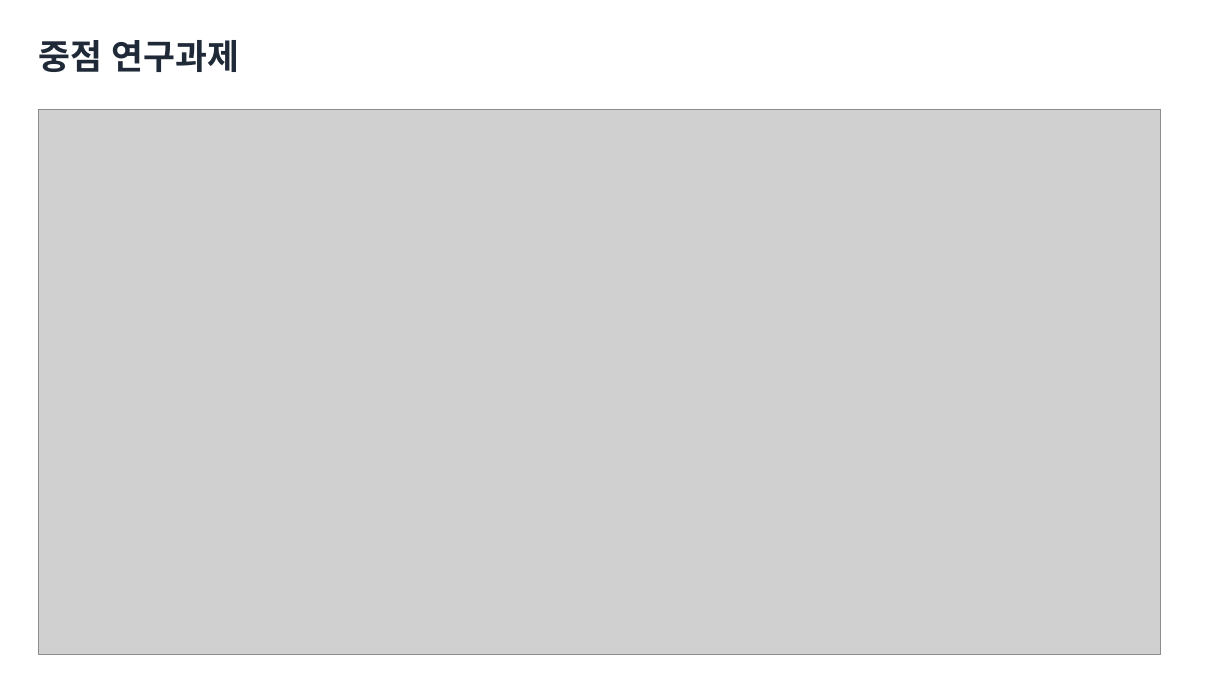
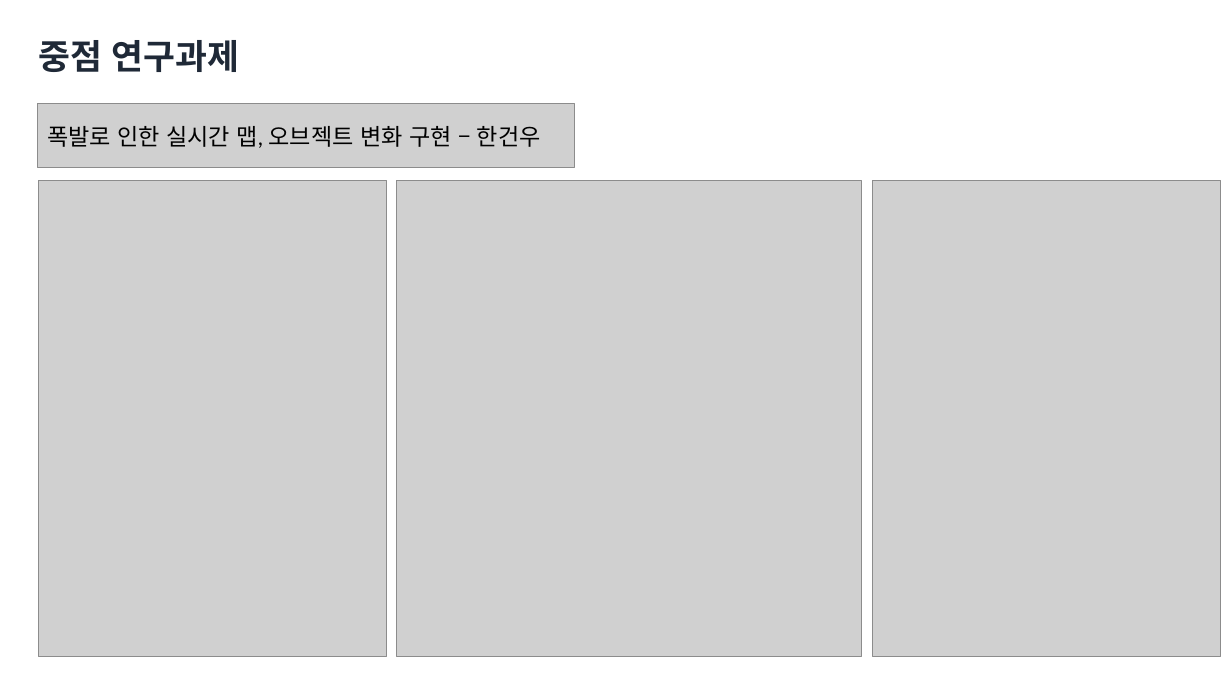
Before and after one commit to yunseo0129/2025_CapstoneGame, a slide deck: slide 12 of Design/종합설계기획.pptx. Drawn at 1232x693 pixels with LibreOffice and Linux fonts; fonts in the diff are those of the drawing; grey boxes stand for pictures; background and template pictures are left out. Boxes give left, top, right and bottom in pixels: in the first picture for what was removed or moved away, otherwise in the second. Text is boxed around its words. In the diff, an @@ line names an element or a change of style, - is before the commit and + after.

```diff
--- a/Design/종합설계기획.pptx
+++ b/Design/종합설계기획.pptx
@@ picture added at <box>38,104,574,167</box> @@
@@ text added at <box>47,126,541,148</box>, 18 pt, text #000000 @@
+폭발로 인한 실시간 맵, 오브젝트 변화 구현 – 한건우
@@ picture added at <box>39,180,387,656</box> @@
@@ picture: place and size @@
-picture at <box>39,109,1162,654</box>
+picture at <box>396,180,861,656</box>
@@ picture added at <box>872,180,1221,656</box> @@
```
Also in this commit, not shown: 8 other slides changed, 2 slides added, 2 slides removed.
